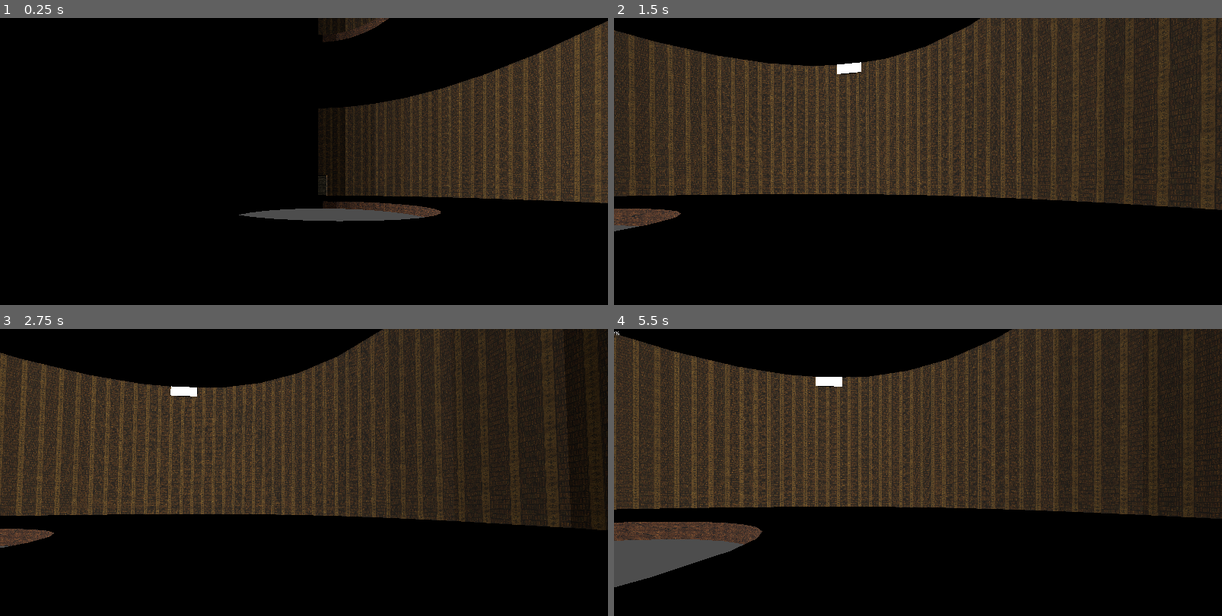
Above: before the commit, frames 1-4 (two rows, left to right).
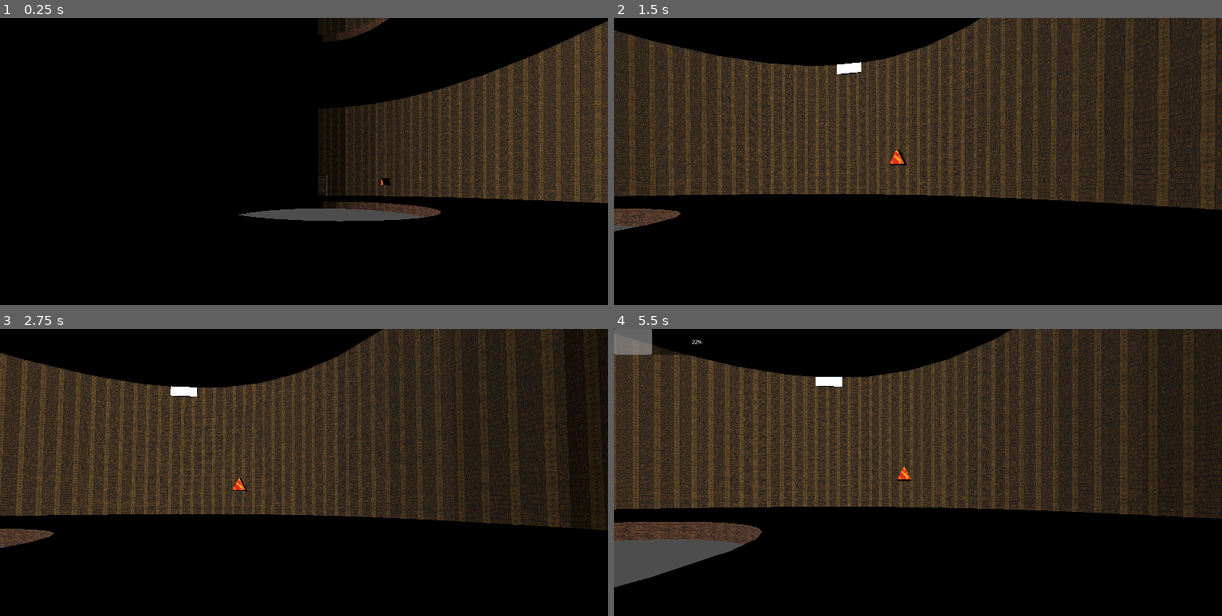
Above: after the commit, the same moments.

Repository: tharpm95/orb_thrower
Game: Godot game, scene res://worlds/level_1.tscn
Same seed, same stepped clock (60 frames per second), same inputs: the game is played once before the commit and once after it.
Inputs (mouse positions are in pixels of both pictures, inside the frame that each line leads up to):
- Up to frame 1 (0.25 s): no input
- Up to frame 2 (1.5 s): move the mouse to (948, 187) at 0.52 s; hold A (A) 0.53-1.28 s; tap D (D) at 0.8, 1.35 s; move the mouse to (887, 190) at 1.27 s
- Up to frame 3 (2.75 s): tap S (S) at 1.55 s; move the mouse to (316, 492) at 2.02 s; hold S (S) from 2.03 s (still down); tap W (W) at 2.3 s
- Up to frame 4 (5.5 s): move the mouse to (911, 504) at 2.77 s; release S (S) at 2.78 s; tap W (W) at 2.85, 5.3 s; tap A (A) at 3.05 s; move the mouse to (960, 504) at 3.52 s; hold A (A) 3.53-4.28 s; tap D (D) at 3.8, 4.35 s; move the mouse to (869, 495) at 4.27 s; tap S (S) at 4.55 s; move the mouse to (924, 498) at 5.02 s; press the mouse at (924, 498) at 5.03 s

The runs differ from the first frame. In frame 1, less than 0.1% of the frame differs, in the area x 62-65%, y 55-59%; in frame 2, 0.1%; in frame 3, less than 0.1%; in frame 4, 0.7%, in the area x 0-49%, y 0-53%.

Commit message:
Spawn beings

Diff:
--- /dev/null
+++ b/scenes/beings/001.tscn
@@ -0,0 +1,65 @@
+[gd_scene load_steps=8 format=3 uid="uid://cplblf44s6jfc"]
+
+[ext_resource type="Texture2D" uid="uid://bcp8g0ca58anx" path="res://textures/001.png" id="1_bha5c"]
+
+[sub_resource type="Animation" id="Animation_wadd6"]
+resource_name = "oscillate"
+loop_mode = 1
+tracks/0/type = "value"
+tracks/0/imported = false
+tracks/0/enabled = true
+tracks/0/path = NodePath(".:position")
+tracks/0/interp = 2
+tracks/0/loop_wrap = true
+tracks/0/keys = {
+"times": PackedFloat32Array(0, 0.533333, 1),
+"transitions": PackedFloat32Array(1, 1, 1),
+"update": 0,
+"values": [Vector3(0, 0, 0), Vector3(0, 1.1, 0), Vector3(0, 0, 0)]
+}
+
+[sub_resource type="Animation" id="Animation_rfhsu"]
+length = 0.001
+tracks/0/type = "value"
+tracks/0/imported = false
+tracks/0/enabled = true
+tracks/0/path = NodePath(".:position")
+tracks/0/interp = 1
+tracks/0/loop_wrap = true
+tracks/0/keys = {
+"times": PackedFloat32Array(0),
+"transitions": PackedFloat32Array(1),
+"update": 0,
+"values": [Vector3(0, 0, 0)]
+}
+
+[sub_resource type="AnimationLibrary" id="AnimationLibrary_boihh"]
+_data = {
+"RESET": SubResource("Animation_rfhsu"),
+"oscillate": SubResource("Animation_wadd6")
+}
+
+[sub_resource type="PrismMesh" id="PrismMesh_xi21w"]
+
+[sub_resource type="StandardMaterial3D" id="StandardMaterial3D_p0kfk"]
+albedo_texture = ExtResource("1_bha5c")
+
+[sub_resource type="SphereShape3D" id="SphereShape3D_28xq2"]
+
+[node name="Node3D" type="Node3D"]
+
+[node name="StaticBody3D" type="StaticBody3D" parent="."]
+
+[node name="AnimationPlayer" type="AnimationPlayer" parent="StaticBody3D"]
+libraries = {
+"": SubResource("AnimationLibrary_boihh")
+}
+autoplay = "oscillate"
+
+[node name="MeshInstance3D" type="MeshInstance3D" parent="StaticBody3D"]
+mesh = SubResource("PrismMesh_xi21w")
+skeleton = NodePath("")
+surface_material_override/0 = SubResource("StandardMaterial3D_p0kfk")
+
+[node name="CollisionShape3D" type="CollisionShape3D" parent="StaticBody3D"]
+shape = SubResource("SphereShape3D_28xq2")
--- /dev/null
+++ b/scenes/beings/002.tscn
@@ -0,0 +1,66 @@
+[gd_scene load_steps=8 format=3 uid="uid://b6i35w4tigk6e"]
+
+[ext_resource type="Texture2D" uid="uid://df3axfkp3l8c4" path="res://textures/003.png" id="1_o5hmc"]
+
+[sub_resource type="Animation" id="Animation_abj4w"]
+resource_name = "oscillate"
+loop_mode = 1
+tracks/0/type = "value"
+tracks/0/imported = false
+tracks/0/enabled = true
+tracks/0/path = NodePath(".:position")
+tracks/0/interp = 2
+tracks/0/loop_wrap = true
+tracks/0/keys = {
+"times": PackedFloat32Array(0.0333333, 0.5, 1),
+"transitions": PackedFloat32Array(1, 1, 1),
+"update": 0,
+"values": [Vector3(0, 0, 0), Vector3(0, 1.025, 0), Vector3(0, 0, 0)]
+}
+
+[sub_resource type="Animation" id="Animation_rckxj"]
+length = 0.001
+tracks/0/type = "value"
+tracks/0/imported = false
+tracks/0/enabled = true
+tracks/0/path = NodePath(".:position")
+tracks/0/interp = 1
+tracks/0/loop_wrap = true
+tracks/0/keys = {
+"times": PackedFloat32Array(0),
+"transitions": PackedFloat32Array(1),
+"update": 0,
+"values": [Vector3(0, 0, 0)]
+}
+
+[sub_resource type="AnimationLibrary" id="AnimationLibrary_g0y2e"]
+_data = {
+"RESET": SubResource("Animation_rckxj"),
+"oscillate": SubResource("Animation_abj4w")
+}
+
+[sub_resource type="PrismMesh" id="PrismMesh_xi21w"]
+
+[sub_resource type="StandardMaterial3D" id="StandardMaterial3D_p0kfk"]
+albedo_texture = ExtResource("1_o5hmc")
+
+[sub_resource type="SphereShape3D" id="SphereShape3D_28xq2"]
+
+[node name="Node3D" type="Node3D"]
+
+[node name="StaticBody3D" type="StaticBody3D" parent="."]
+
+[node name="AnimationPlayer" type="AnimationPlayer" parent="StaticBody3D"]
+libraries = {
+"": SubResource("AnimationLibrary_g0y2e")
+}
+autoplay = "oscillate"
+
+[node name="MeshInstance3D" type="MeshInstance3D" parent="StaticBody3D"]
+transform = Transform3D(-0.999974, 0.00724301, 0, -0.00724301, -0.999974, 0, 0, 0, 1, 0, 0, 0)
+mesh = SubResource("PrismMesh_xi21w")
+skeleton = NodePath("")
+surface_material_override/0 = SubResource("StandardMaterial3D_p0kfk")
+
+[node name="CollisionShape3D" type="CollisionShape3D" parent="StaticBody3D"]
+shape = SubResource("SphereShape3D_28xq2")
--- /dev/null
+++ b/scripts/library_central_hall.gd
@@ -0,0 +1,45 @@
+# LibraryCentralHall.gd
+extends Node3D
+
+@export var amplitude = 1.0
+@export var frequency = 1.0
+
+@export var spawn_delay = 0.023  # Time in seconds between each spawn
+
+# Preload the cube scenes
+@export var cube_scenes: Array = [
+	preload("res://scenes/beings/001.tscn"),
+	preload("res://scenes/beings/002.tscn")
+]
+
+# Preload the Oscillator script
+@export var OscillatorScript = preload("res://scripts/oscillate.gd")  # Ensure this is the correct path
+
+# Define fixed spawn positions
+var spawn_positions: Array = [
+	Vector3(10, -3, 10),
+	Vector3(-10, -3, -10),
+	Vector3(15, -3, -15),
+	Vector3(-15, -3, 15),
+	Vector3(0, -3, 20)
+]
+
+func _ready() -> void:
+	randomize()
+	await spawn_cubes_with_delay()
+
+# Asynchronous function to spawn cubes with a delay
+func spawn_cubes_with_delay() -> void:
+	for pos in spawn_positions:
+		var cube_instance = cube_scenes[randi() % cube_scenes.size()].instantiate()
+		add_child(cube_instance)
+		cube_instance.set_global_position(pos)
+
+		var oscillator_instance = OscillatorScript.new()
+		oscillator_instance.amplitude = amplitude
+		oscillator_instance.frequency = frequency
+		cube_instance.add_child(oscillator_instance)
+		oscillator_instance.set_initial_position(pos)
+
+		# Wait for the specified delay
+		await get_tree().create_timer(spawn_delay).timeout
--- a/scripts/movement.gd
+++ b/scripts/movement.gd
@@ -17,12 +17,12 @@
 var charge_time: float = 0.0 # Time the left mouse button is held
 
 # Load sphere mesh scene
-@export var sphere_scene: PackedScene = preload("res://scenes/orb.tscn")
+@export var sphere_scene: PackedScene = preload("res://scenes/items/orb.tscn")
 
 func _ready():
 	start_position = global_transform.origin
-	charge_bar.visible = false  # Start with the charge bar hidden
-	charge_bar.value = 0.0
+	charge_bar.visible = true  # Start with the charge bar hidden
+	charge_bar.value = 100.0
 
 	# Create a StyleBoxFlat for customizing the background
 	var style_bg = StyleBoxFlat.new()
--- /dev/null
+++ b/scripts/oscillate.gd
@@ -0,0 +1,14 @@
+# OscillateStaticBody.gd
+extends Node3D  # Ensure this matches the type of node that should be oscillating
+
+@export var amplitude = 1.0
+@export var frequency = 1.0
+
+var initial_position: Vector3
+
+func set_initial_position(position: Vector3):
+	initial_position = position
+
+func _process(delta: float):
+	var oscillation = amplitude * sin(2.0 * PI * frequency * Time.get_ticks_msec() / 1000.0)
+	global_transform.origin = initial_position + Vector3(0, oscillation, 0)
--- a/worlds/level_1.tscn
+++ b/worlds/level_1.tscn
@@ -1,8 +1,9 @@
-[gd_scene load_steps=5 format=3 uid="uid://ceutfn0uvpbgp"]
+[gd_scene load_steps=6 format=3 uid="uid://ceutfn0uvpbgp"]
 
 [ext_resource type="Script" path="res://scripts/movement.gd" id="1_po0g2"]
 [ext_resource type="Script" path="res://scripts/camera_3d.gd" id="2_d2paj"]
-[ext_resource type="PackedScene" uid="uid://bjfkmwkicqyh8" path="res://scenes/library_central_hall.tscn" id="3_jj8qn"]
+[ext_resource type="PackedScene" uid="uid://bjfkmwkicqyh8" path="res://scenes/rooms/library_central_hall.tscn" id="3_jj8qn"]
+[ext_resource type="Script" path="res://scripts/library_central_hall.gd" id="4_ooq3b"]
 
 [sub_resource type="CapsuleShape3D" id="CapsuleShape3D_cba7o"]
 
@@ -23,8 +24,8 @@
 
 [node name="ChargeProgressBar" type="ProgressBar" parent="CharacterBody3D/HUD"]
 layout_mode = 0
-offset_right = 4.0
-offset_bottom = 27.0
+offset_right = 525.0
+offset_bottom = 81.0
 
 [node name="CollisionShape3D" type="CollisionShape3D" parent="CharacterBody3D"]
 shape = SubResource("CapsuleShape3D_cba7o")
@@ -35,3 +36,4 @@
 
 [node name="LibraryCentralHall" parent="." instance=ExtResource("3_jj8qn")]
 transform = Transform3D(1, 0, 0, 0, 1, 0, 0, 0, 1, 4.53586, -5.38171, -0.870485)
+script = ExtResource("4_ooq3b")
Renamed: scenes/fire_particles.tscn -> scenes/effects/fire_particles.tscn
Renamed: scenes/orb.tscn -> scenes/items/orb.tscn
Renamed: scenes/library_central_hall.tscn -> scenes/rooms/library_central_hall.tscn
Binary file added: textures/003.png
